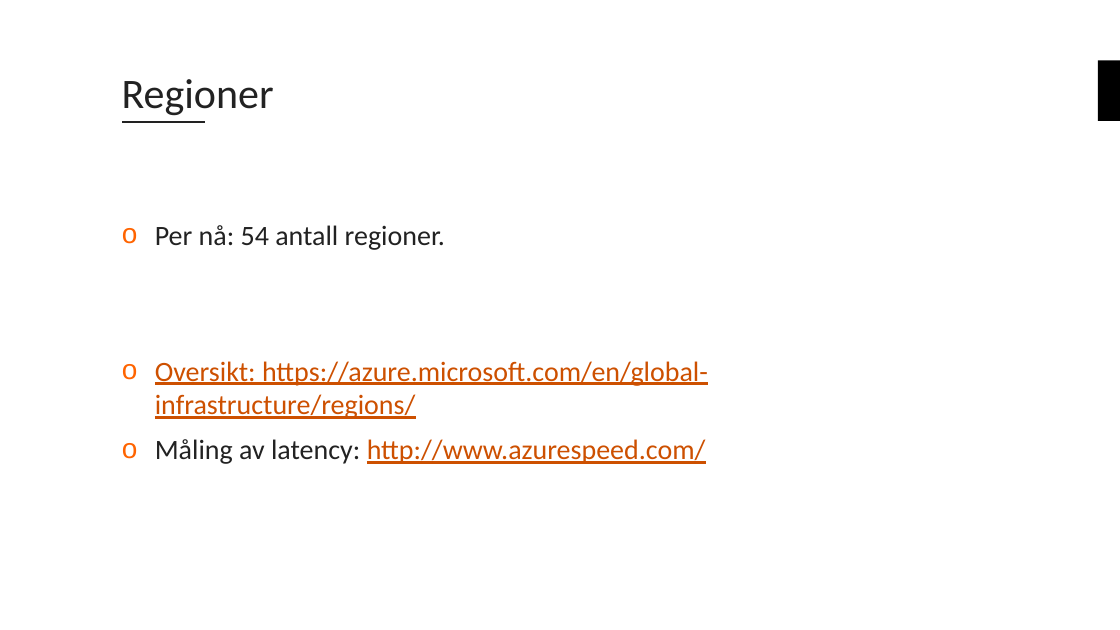
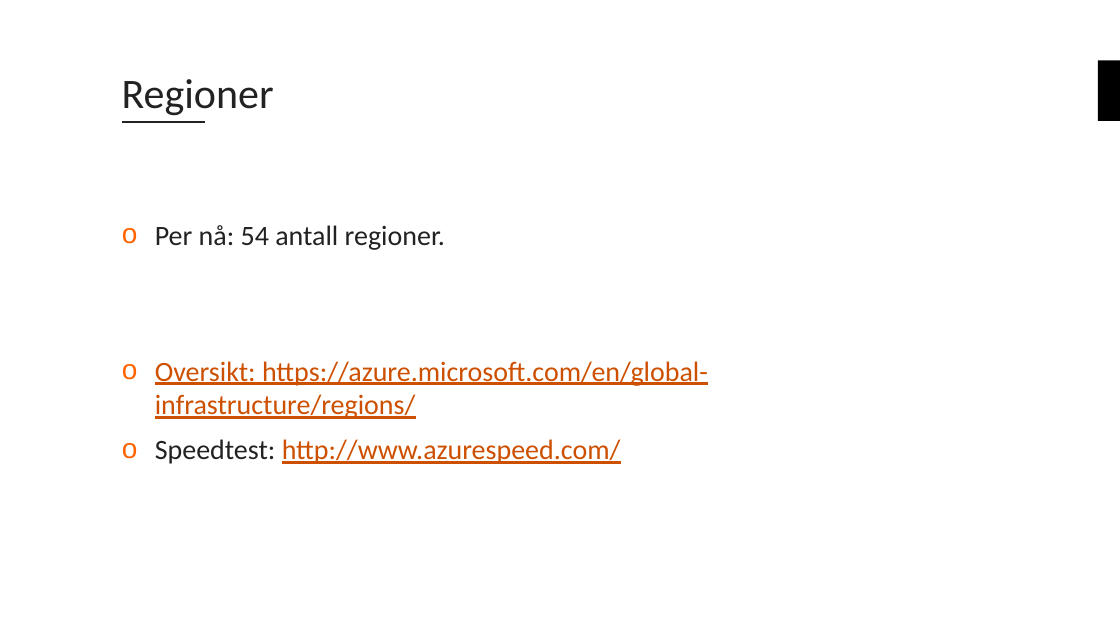
Before and after one commit to bouvet/azure-workshops, a slide deck: slide 8 of Workshop_1/Presentation/Azureskolen-Workshop#1.pptx (slide 7 before the commit). Drawn at 1120x630 pixels with LibreOffice and Linux fonts; fonts in the diff are those of the drawing; background and template pictures are left out. Boxes give left, top, right and bottom in pixels: in the first picture for what was removed or moved away, otherwise in the second. Text is boxed around its words. In the diff, an @@ line names an element or a change of style, - is before the commit and + after.

```diff
--- a/Workshop_1/Presentation/Azureskolen-Workshop#1.pptx
+++ b/Workshop_1/Presentation/Azureskolen-Workshop#1.pptx
@@ text at <box>155,439,621,464</box>: text changed @@
-o Måling av latency: http://www.azurespeed.com/
+o Speedtest: http://www.azurespeed.com/
```
Also in this commit, not shown: 7 other slides changed, 1 slide added, 1 slide removed, 4 other files.
